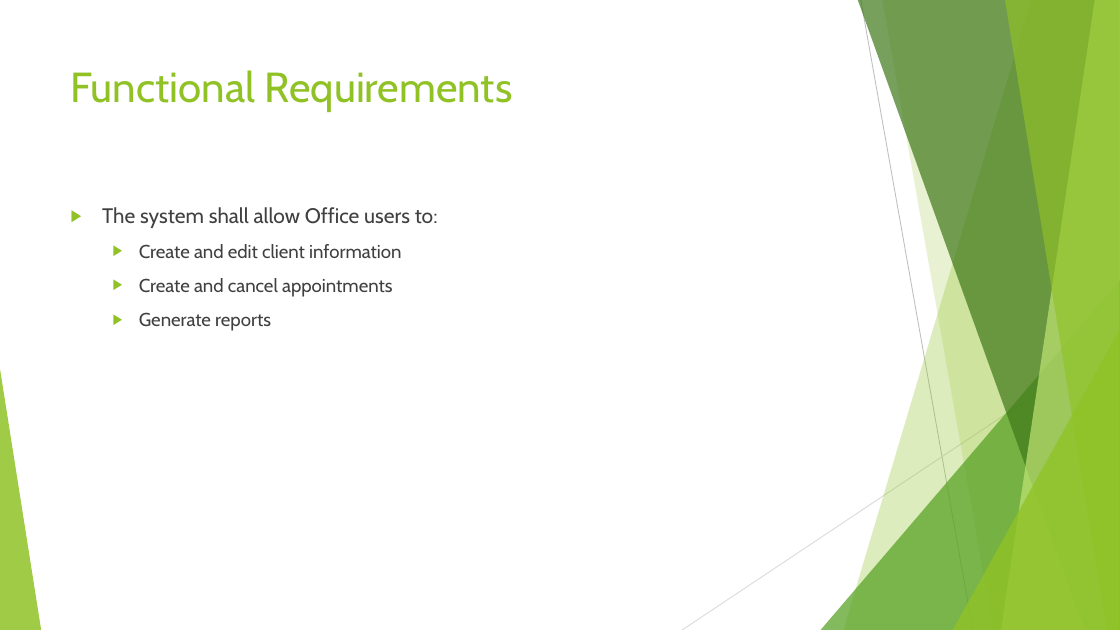
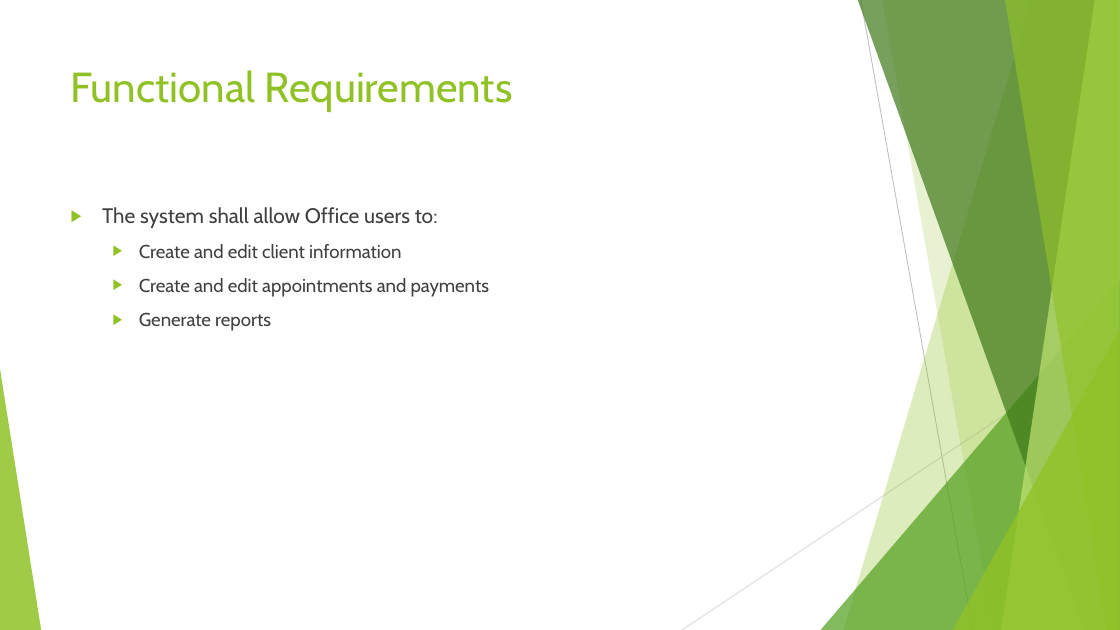
Before and after one commit to franzcatch/Clinic, a slide deck: slide 9 of Docs/Adam Franzen COSC6000 FA2 2016 Presentation 3.pptx. Drawn at 1120x630 pixels with LibreOffice and Linux fonts; fonts in the diff are those of the drawing. Boxes give left, top, right and bottom in pixels: in the first picture for what was removed or moved away, otherwise in the second. Text is boxed around its words. In the diff, an @@ line names an element or a change of style, - is before the commit and + after.

```diff
--- a/Docs/Adam Franzen COSC6000 FA2 2016 Presentation 3.pptx
+++ b/Docs/Adam Franzen COSC6000 FA2 2016 Presentation 3.pptx
@@ text at (x1=139, y1=278, x2=489, y2=297): text changed @@
-  ▶ Create and cancel appointments
+  ▶ Create and edit appointments and payments
```
Also in this commit, not shown: 9 other slides changed, 5 slides added, 3 slides removed, 4 other files.
